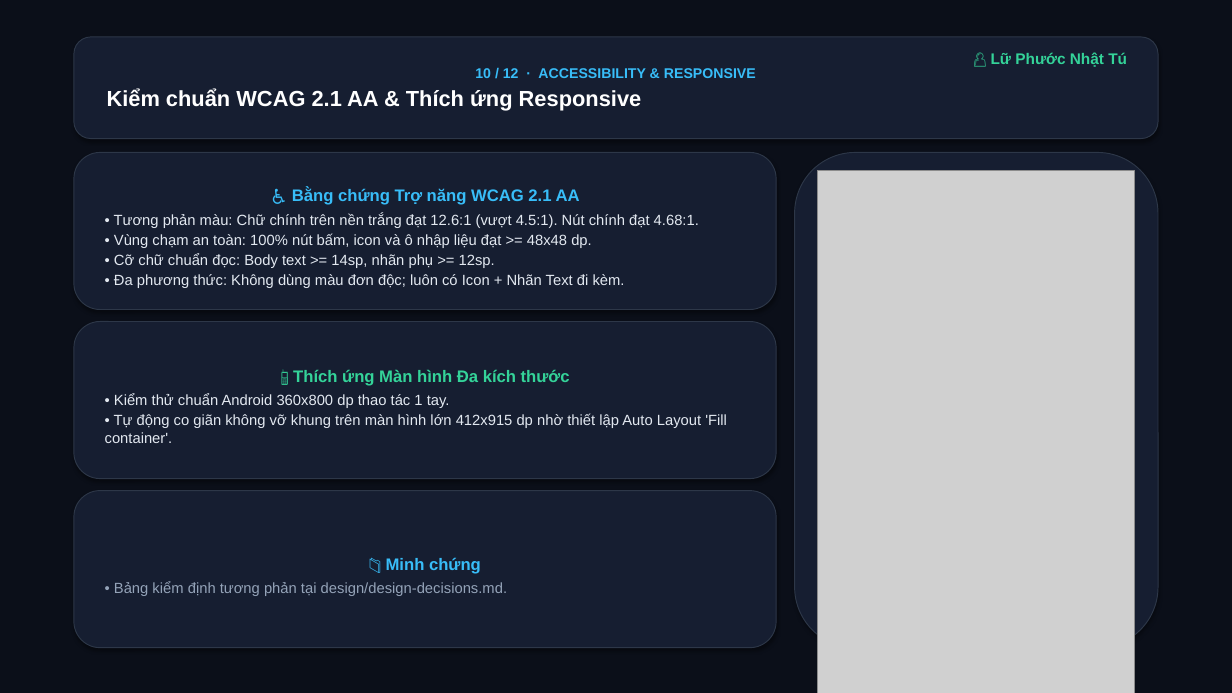
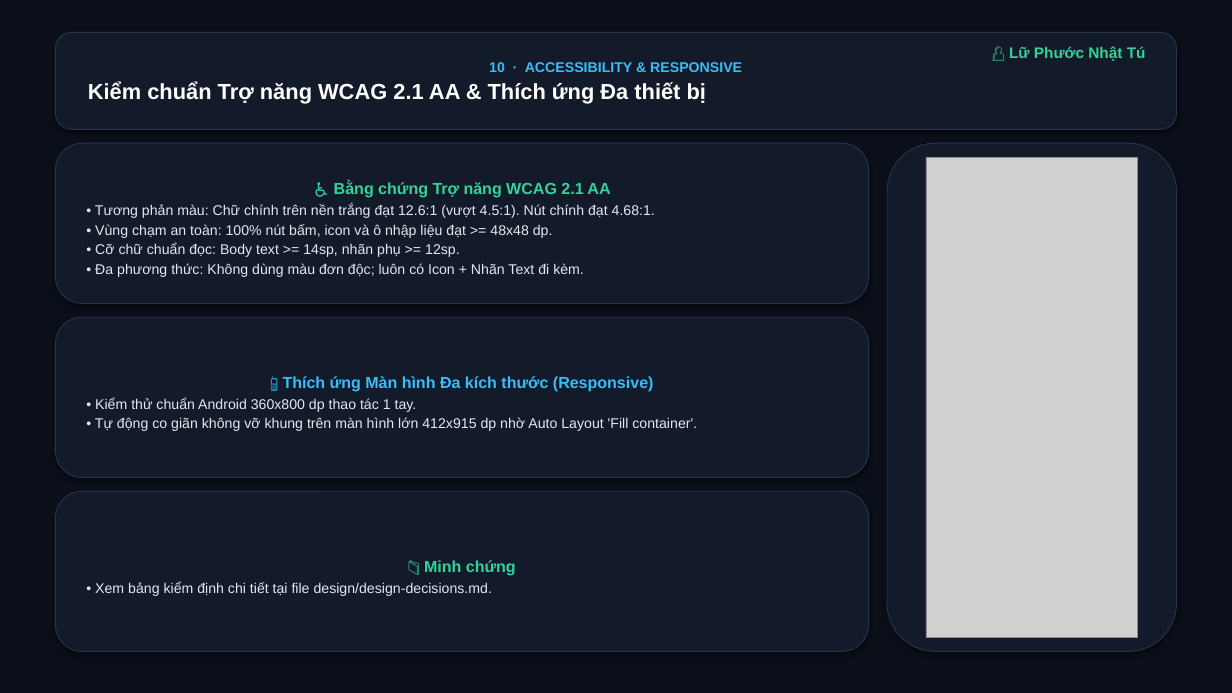
Before and after one commit to LuTu-2004/prm323-lab2-group4, a slide deck: slide 10 of docs/PRM323_Lab2_Nhom4_Slides.pptx. Drawn at 1232x693 pixels with LibreOffice and Linux fonts; fonts in the diff are those of the drawing; grey boxes stand for pictures. Boxes give left, top, right and bottom in pixels: in the first picture for what was removed or moved away, otherwise in the second. Text is boxed around its words. In the diff, an @@ line names an element or a change of style, - is before the commit and + after.

```diff
--- a/docs/PRM323_Lab2_Nhom4_Slides.pptx
+++ b/docs/PRM323_Lab2_Nhom4_Slides.pptx
@@ rounded rectangle "10 · ACCESSIBILITY & RESPONSIVE": place and size @@
-rounded rectangle "10 · ACCESSIBILITY & RESPONSIVE" at [74, 37, 1158, 139]
+rounded rectangle "10 · ACCESSIBILITY & RESPONSIVE" at [55, 32, 1177, 129]
@@ text "👤 Lữ Phước Nhật Tú": place and size @@
-text "👤 Lữ Phước Nhật Tú" at [991, 52, 1127, 67]
+text "👤 Lữ Phước Nhật Tú" at [1009, 46, 1146, 61]
@@ text in rounded rectangle at [88, 62, 742, 104]: text changed @@
-10 / 12 · ACCESSIBILITY & RESPONSIVE
-Kiểm chuẩn WCAG 2.1 AA & Thích ứng Responsive
+10 · ACCESSIBILITY & RESPONSIVE
+Kiểm chuẩn Trợ năng WCAG 2.1 AA & Thích ứng Đa thiết bị
@@ rounded rectangle "♿ Bằng chứng Trợ năng ...": place and size @@
-rounded rectangle "♿ Bằng chứng Trợ năng ..." at [74, 152, 776, 310]
+rounded rectangle "♿ Bằng chứng Trợ năng ..." at [55, 143, 869, 303]
@@ rounded rectangle "♿ Bằng chứng Trợ năng ..." at [55, 143, 869, 303]: size 13 to 12.5 pt, text colour #38BDF8 to #34D399 in "♿ Bằng chứng Trợ năng WCAG 2.1 ..."; size 11.5 to 11 pt in "• Tương phản màu: Chữ chính trên ...", "• Vùng chạm an toàn: 100% nút ...", "• Cỡ chữ chuẩn đọc: Body text ...", "• Đa phương thức: Không dùng màu ..."; less space between paragraphs; fill #161E31 to #131A2A; outline #2D3748 0.75 pt to #28344B 0.75 pt @@
@@ fill #161E31 to #131A2A; outline #2D3748 0.75 pt to #28344B 0.75 pt in 4 elements at [55, 317, 869, 477], [55, 32, 1177, 129], [55, 492, 869, 652], [887, 143, 1177, 652] @@
@@ rounded rectangle: place and size @@
-rounded rectangle at [795, 152, 1158, 648]
+rounded rectangle at [887, 143, 1177, 652]
@@ picture: place and size @@
-picture at [818, 171, 1135, 693]
+picture at [926, 157, 1138, 638]
@@ rounded rectangle "📱 Thích ứng Màn hình ...": place and size @@
-rounded rectangle "📱 Thích ứng Màn hình ..." at [74, 322, 776, 479]
+rounded rectangle "📱 Thích ứng Màn hình ..." at [55, 317, 869, 477]
@@ text in rounded rectangle at [283, 376, 654, 392]: text changed; size 13 to 12.5 pt; text colour #34D399 to #38BDF8 @@
-📱 Thích ứng Màn hình Đa kích thước
+📱 Thích ứng Màn hình Đa kích thước (Responsive)
@@ text in rounded rectangle at [95, 417, 697, 431]: text changed; size 11.5 to 11 pt @@
-• Tự động co giãn không vỡ khung trên màn hình lớn 412x915 dp nhờ thiết lập Auto Layout 'Fill container'.
+• Tự động co giãn không vỡ khung trên màn hình lớn 412x915 dp nhờ Auto Layout 'Fill container'.
@@ text in rounded rectangle at [95, 398, 417, 412]: size 11.5 to 11 pt in "• Kiểm thử chuẩn Android 360x800 dp ..." @@
@@ rounded rectangle "📁 Minh chứng": place and size @@
-rounded rectangle "📁 Minh chứng" at [74, 491, 776, 648]
+rounded rectangle "📁 Minh chứng" at [55, 492, 869, 652]
@@ text in rounded rectangle at [424, 560, 516, 575]: size 13 to 12.5 pt, text colour #38BDF8 to #34D399 in "📁 Minh chứng"; less space between paragraphs @@
@@ text in rounded rectangle at [95, 581, 492, 596]: text changed; size 11.5 to 11 pt; text colour #94A3B8 to #E2E8F0 @@
-• Bảng kiểm định tương phản tại design/design-decisions.md.
+• Xem bảng kiểm định chi tiết tại file design/design-decisions.md.
```
Also in this commit, not shown: 11 other slides changed, 1 other file.
